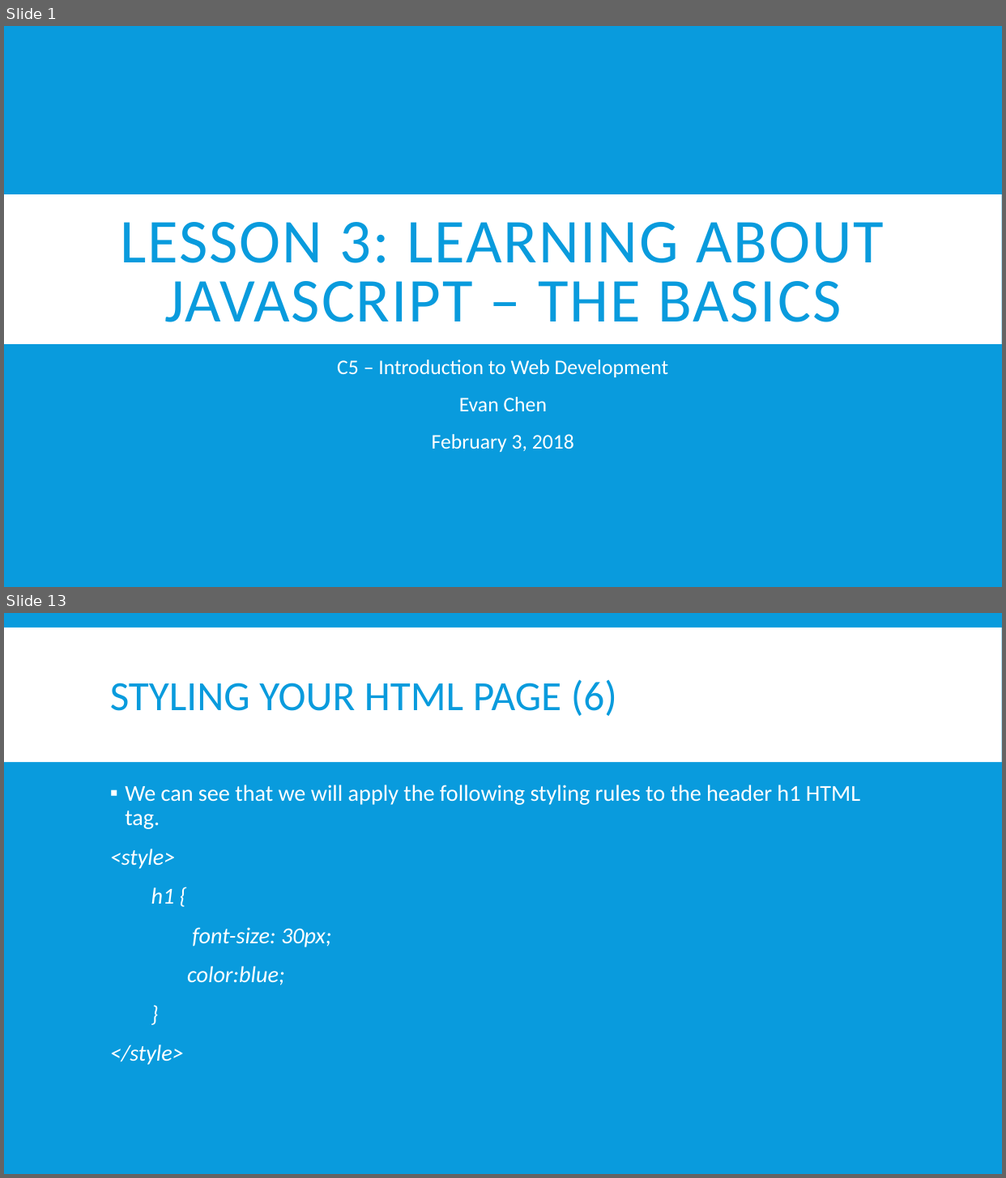
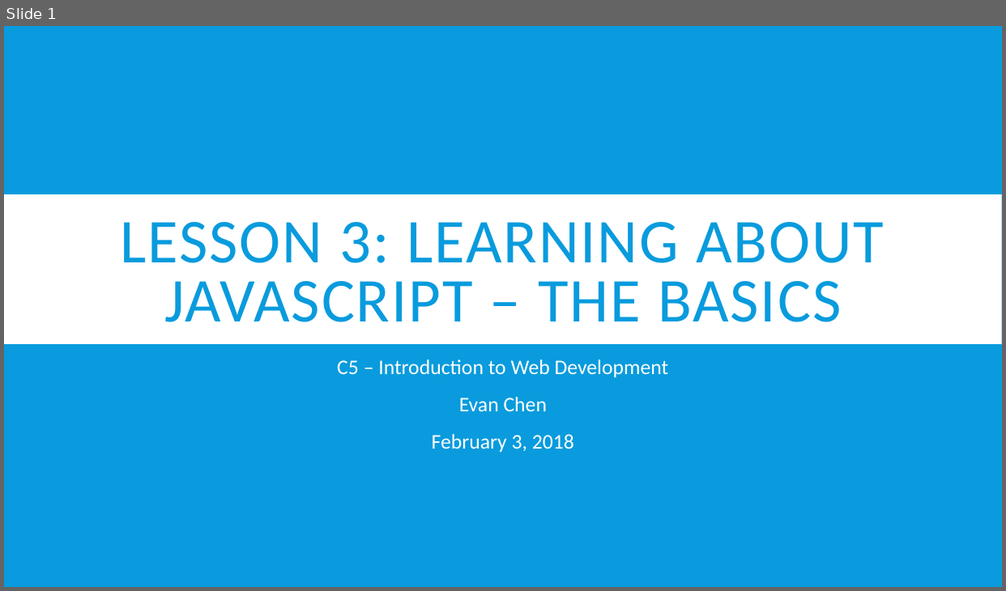
Before and after one commit to EvanTurtileMan/C5-IntroToWebDev, a slide deck: lessons/lesson_note3.pptx. Shown one above the other, each under a label of ours: slides 1 and 13 before the commit, slide 1 after it; the slides between them are not shown. The pictures are 1006x1178 and 1006x591 pixels, drawn with LibreOffice and Linux fonts; fonts in the diff are those of the drawing. Boxes give left, top, right and bottom in pixels: in the first picture for what was removed or moved away, otherwise in the second. Text is boxed around its words. In the diff, an @@ line names an element or a change of style, - is before the commit and + after.

```diff
--- a/lessons/lesson_note3.pptx
+++ b/lessons/lesson_note3.pptx
@@ slide 13 removed at <box>4,613,1002,1174</box>, background #099BDD @@
@@ rectangle removed at <box>4,628,1002,762</box> @@
@@ title removed at <box>110,679,617,716</box> @@
-STYLING YOUR HTML PAGE (6)
@@ text removed at <box>110,785,860,1065</box> @@
-▪ We can see that we will apply the following styling rules to the header h1 HTML tag.
-<style>
-h1 {
-font-size: 30px;
-color:blue;
-}
-</style>
```
Also in this commit, not shown: 8 slides changed, 3 slides added, 21 other slides removed, 5 other files.
